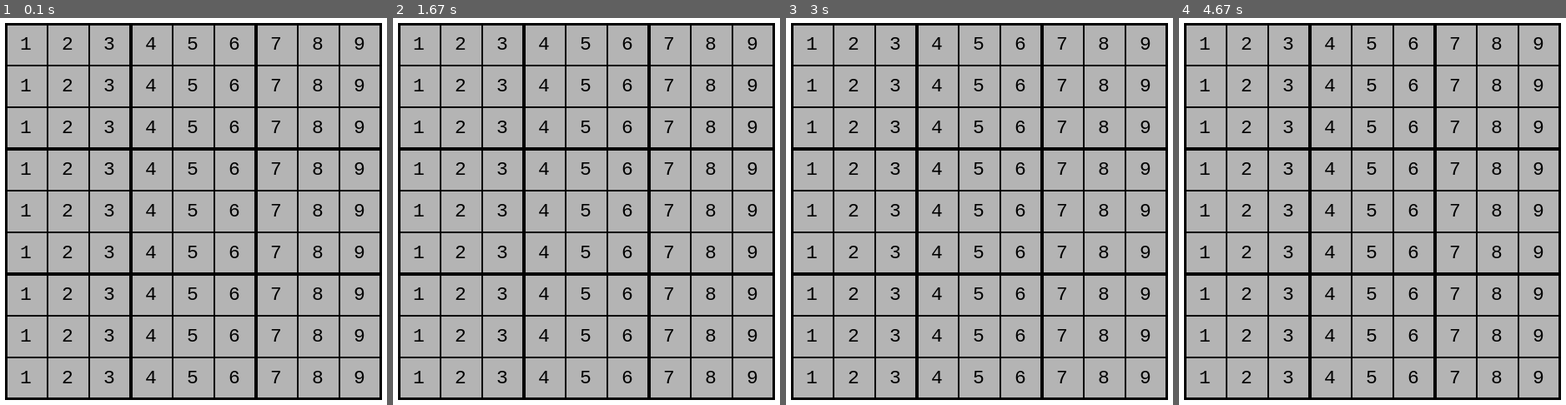
Above: before the commit, frames 1-4 (left to right).
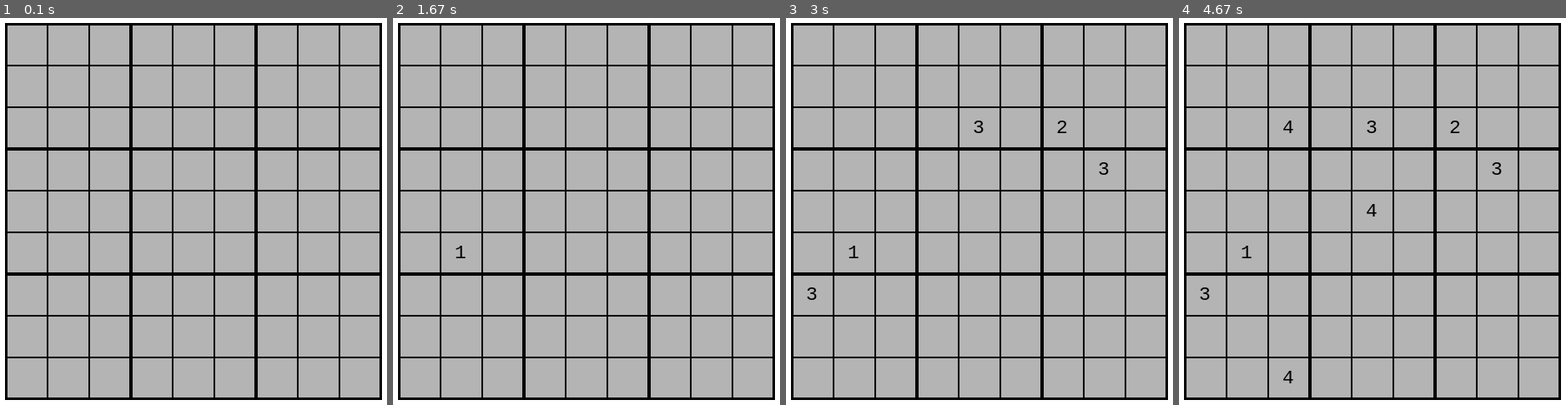
Above: after the commit, the same moments.

Repository: JingzOoi/pygame_sudoku_solver
Game: pygame game, started from main.py
The game is run twice, just before and just after one commit, with the same random seed, the same clock (stepped at 60 frames per second) and the same inputs.
Inputs (mouse positions are in pixels of both pictures, inside the frame that each line leads up to):
- Up to frame 1 (0.1 s): no input
- Up to frame 2 (1.67 s): press the mouse at (586, 265) at 0.37 s; move the mouse to (532, 250) at 0.47 s; release the mouse at (474, 234) at 0.6 s; tap 1 at 0.67 s; hold 3 1-1.47 s; press the mouse at (586, 265) at 1.53 s; move the mouse to (578, 203) at 1.63 s
- Up to frame 3 (3 s): release the mouse at (964, 145) at 1.77 s; press the mouse at (979, 265) at 1.87 s; move the mouse to (1041, 226) at 1.97 s; release the mouse at (1099, 188) at 2.1 s; press the mouse at (979, 265) at 2.2 s; move the mouse to (905, 273) at 2.3 s; release the mouse at (828, 281) at 2.43 s; hold 2 2.5-2.97 s; click (1076, 145) at 2.58 s
- Up to frame 4 (4.67 s): hold 4 3-3.47 s; click (1391, 211) at 3.08 s; click (1302, 377) at 3.55 s; right-click (1326, 211) at 3.88 s; press the mouse at (1326, 211) at 4.2 s; move the mouse to (1306, 165) at 4.3 s; release the mouse at (1283, 114) at 4.43 s; tap 0 at 4.5 s

The runs differ from the first frame. In frame 1, 3.2% of the frame differs, in the area x 5-95%, y 4-95%; in frame 2, 3.2%; in frame 3, 3.2%; in frame 4, 3.3%.

Commit message:
switch current value

Diff:
--- a/main.py
+++ b/main.py
@@ -8,12 +8,12 @@
     COLOR_BACKGROUND = (180, 180, 180)
     COLOR_TEXT = (0, 0, 0)
 
-    def __init__(self, pos: tuple, value: int = 0):
+    def __init__(self, pos: tuple, value: int = None):
         self.SURFACE = pygame.Surface((self.SIZE, self.SIZE))
         self.col, self.row = pos
         self.position = (self.col, self.row)
         self.box = self.parse_box()
-        self.value = None if value == 0 else value
+        self.value = None
         self.coordinates = ((self.col-1)*self.SIZE, (self.row-1)*self.SIZE)
 
     def __repr__(self) -> str:
@@ -28,7 +28,7 @@
     def draw(self, surface: pygame.Surface):
         """Blits value onto self, then is blitted to surface (Board)"""
         font = pygame.font.SysFont('Consolas', Grid.SIZE // 2)
-        text = font.render(f"{self.value}", True, self.COLOR_TEXT)
+        text = font.render(f"{self.value if self.value else ' '}", True, self.COLOR_TEXT)
         text_rect = text.get_rect()
         text_rect.centerx = self.SURFACE.get_rect().centerx
         text_rect.centery = self.SURFACE.get_rect().centery
@@ -52,7 +52,7 @@
 
     def __init__(self):
         self.SURFACE = pygame.Surface((self.WIDTH + self.WIDTH_LINE, self.HEIGHT + self.WIDTH_LINE))
-        self.grids = [Grid((i, j), i) for i in range(1, 10) for j in range(1, 10)]
+        self.grids = [Grid((i, j)) for i in range(1, 10) for j in range(1, 10)]
         self.vertical_lines = [((i * Grid.SIZE, 0), (i * Grid.SIZE, self.HEIGHT)) for i in range(10)]
         self.horizontal_lines = [((0, i * Grid.SIZE), (self.WIDTH, i * Grid.SIZE)) for i in range(10)]
 
@@ -128,7 +128,24 @@
                 mouse_pos = pygame.mouse.get_pos()
                 # checks if mouse clicked in board
                 if self.game.board.collide(mouse_pos):
-                    print(self.game.board.collide_grid(mouse_pos))
+                    grid = self.game.board.collide_grid(mouse_pos)
+                    if event.button == 1:
+                        grid.value = self.game.current_value
+                    elif event.button == 3:
+                        grid.value = None
+
+            if keys[pygame.K_0]:
+                self.game.current_value = None
+            elif keys[pygame.K_1]:
+                self.game.current_value = 1
+            elif keys[pygame.K_2]:
+                self.game.current_value = 2
+            elif keys[pygame.K_3]:
+                self.game.current_value = 3
+            elif keys[pygame.K_4]:
+                self.game.current_value = 4
+            elif keys[pygame.K_5]:
+                self.game.current_value = 5
 
         return True
 
